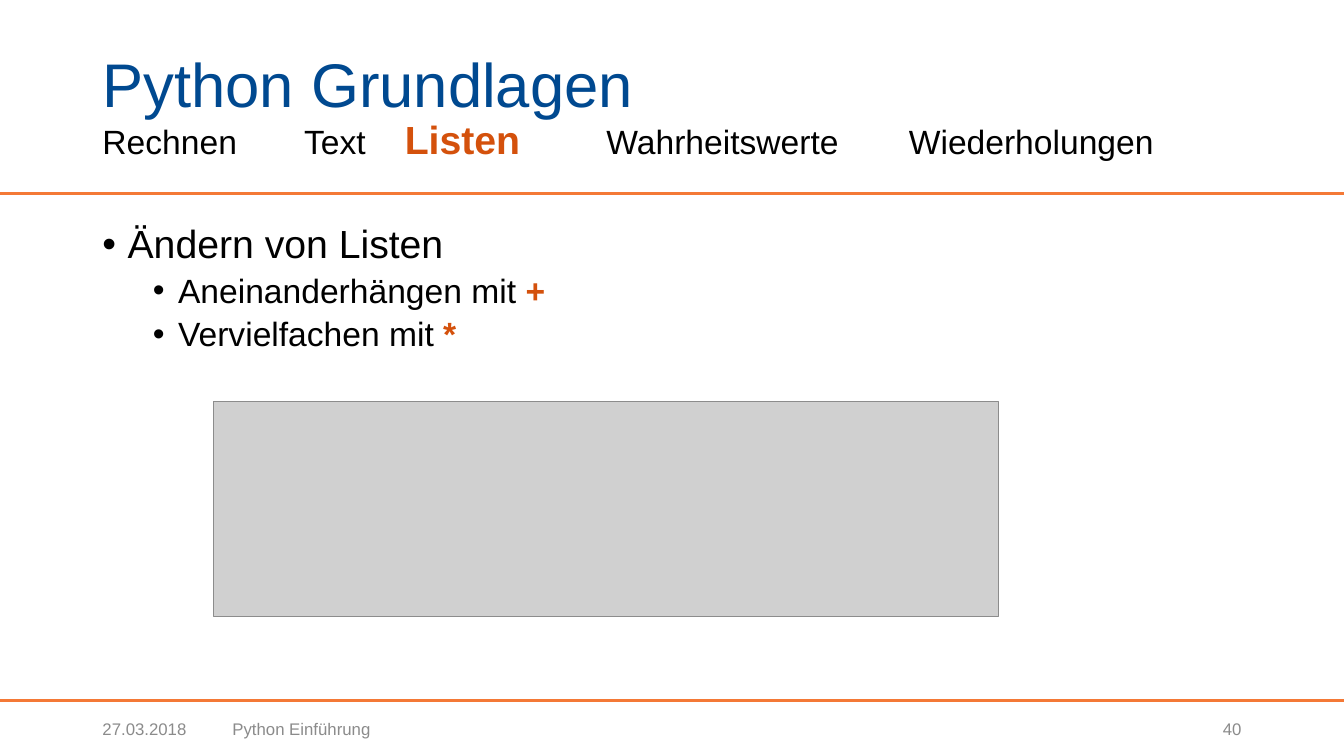
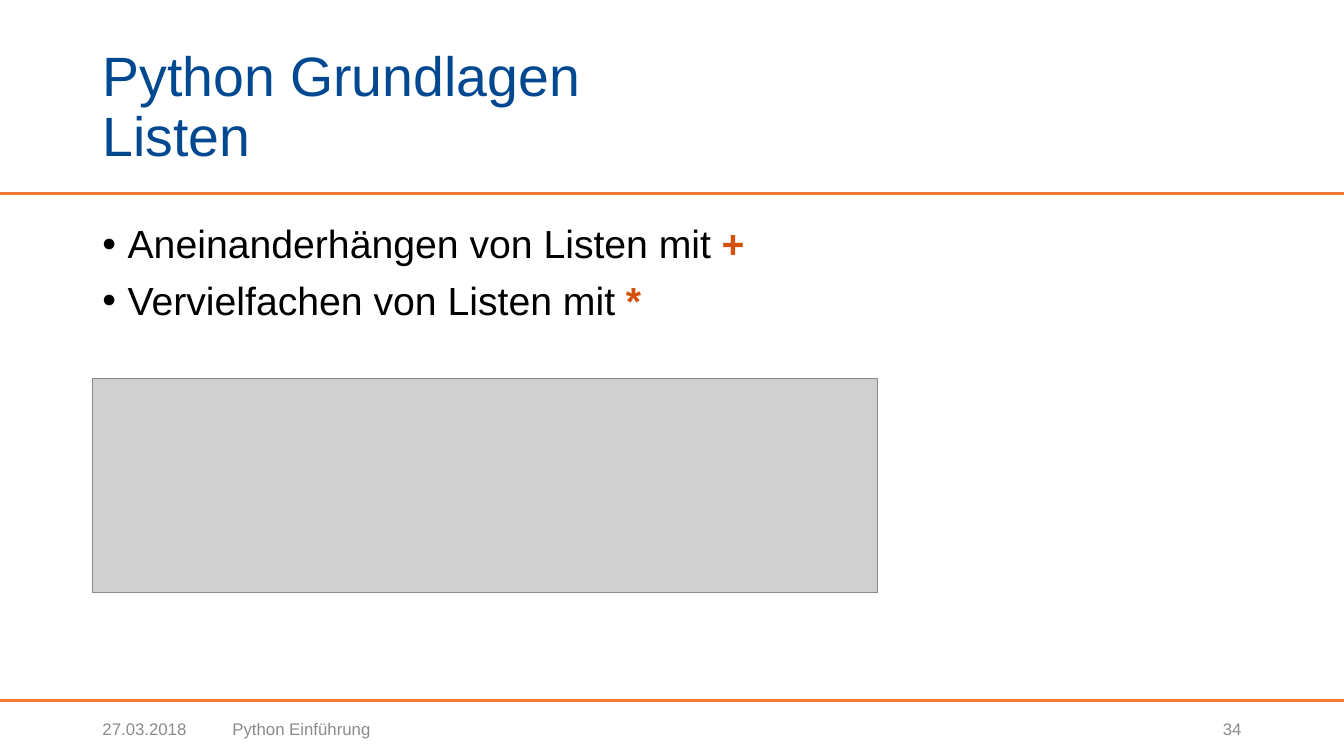
Before and after one commit to BogyMitutoyoCTL/Sophy-Preparation, a slide deck: slide 34 of Präsentationen/Python Einführung.pptx (slide 40 before the commit). Drawn at 1344x756 pixels with LibreOffice and Linux fonts; fonts in the diff are those of the drawing; grey boxes stand for pictures; background and template pictures are left out. Boxes give left, top, right and bottom in pixels: in the first picture for what was removed or moved away, otherwise in the second. Text is boxed around its words. In the diff, an @@ line names an element or a change of style, - is before the commit and + after.

```diff
--- a/Präsentationen/Python Einführung.pptx
+++ b/Präsentationen/Python Einführung.pptx
@@ title at bbox=[102, 55, 580, 157]: text changed; size 24 to 39.6 pt; text colour #000000 to #004990 @@
-Python Grundlagen
-Rechnen Text Listen Wahrheitswerte Wiederholungen
+Python Grundlagen
+Listen
@@ text at bbox=[128, 229, 711, 316]: text changed; size 24 to 28 pt @@
-• Ändern von Listen
-  • Aneinanderhängen mit +
-  • Vervielfachen mit *
+• Aneinanderhängen von Listen mit +
+• Vervielfachen von Listen mit *
@@ picture: place and size @@
-picture at bbox=[214, 402, 999, 617]
+picture at bbox=[93, 378, 878, 593]
@@ page number at bbox=[1223, 723, 1242, 735]: text changed @@
-40
+34
```
Also in this commit, not shown: 52 other slides changed, 8 slides removed.
